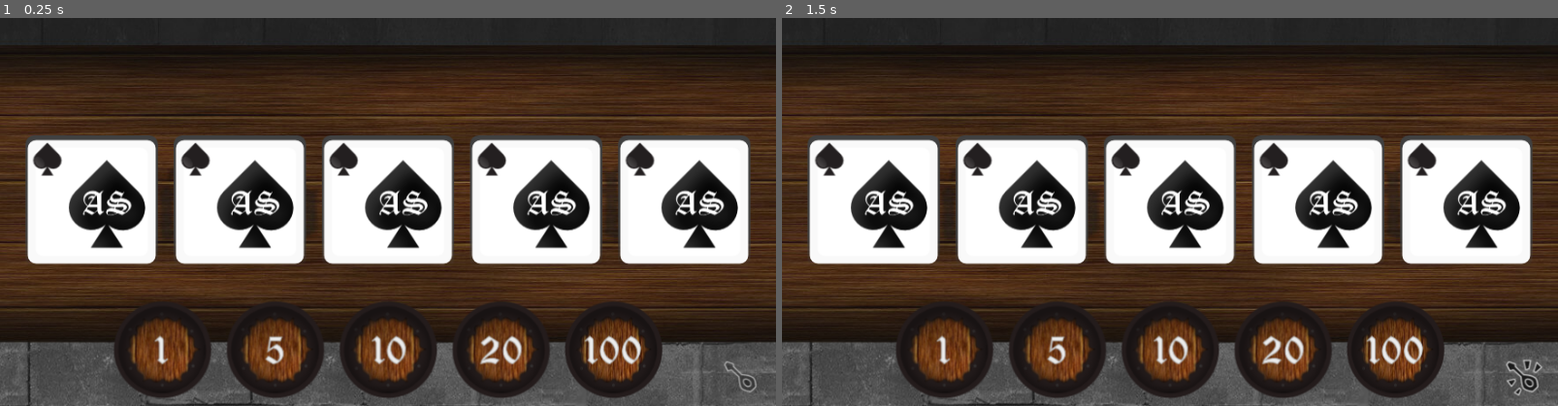
Above: before the commit, frames 1-2 (left to right).
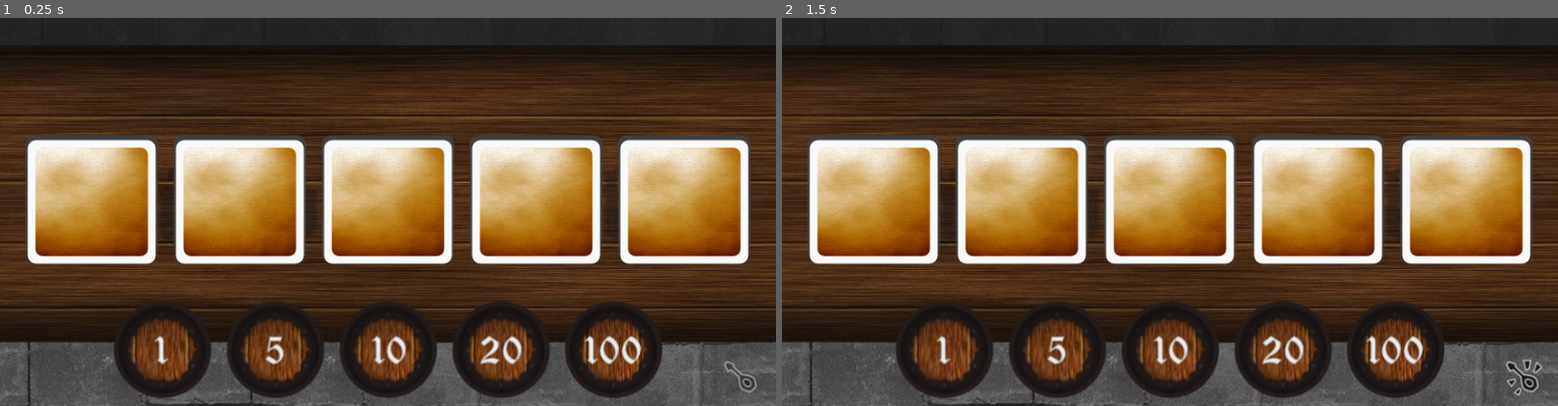
Above: after the commit, the same moments.

Repository: ubermanu/kingdom-poker
Game: Godot game, scene res://Game.tscn
Two runs of this game, one before a commit and one after it. Both use one fixed random seed, a clock stepped at 60 frames per second and the inputs below.
Inputs (mouse positions are in pixels of both pictures, inside the frame that each line leads up to):
- Up to frame 1 (0.25 s): no input
- Up to frame 2 (1.5 s): tap Enter at 0.5 s; drag from (1526, 374) to (1247, 126) at 0.52 s; tap Space at 1.25 s; drag from (944, 347) to (1526, 374) at 1.27 s

The runs differ from the first frame. In frame 1, 20% of the frame differs, in the area x 4-96%, y 32-62%; in frame 2, 20%.

Commit message:
Add prop to toggle card flip status

Diff:
--- a/Card.gd
+++ b/Card.gd
@@ -4,11 +4,32 @@
 # A deck contains 52 cards maximum
 export (int, 0, 51, 1) var id = 0
 
+# If TRUE, shows the face
+export (bool) var flipped = false
+
 func _ready():
+	if flipped:
+		show_face()
+	else:
+		show_back()
+
+func reset():
+	$Back.visible = false
+	$Color.visible = false
+	$Ace.visible = false
+	$Number.visible = false
+	$HeadBlack.visible = false
+	$HeadRed.visible = false
+
+func show_back():
+	$Back.visible = true
+
+func show_face():
 	var color = Deck.getColor(id)
 	var value = Deck.getValue(id)
 
 	# Set color
+	$Color.visible = true
 	$Color.frame = color
 
 	# Set ace
--- a/Card.tscn
+++ b/Card.tscn
@@ -20,7 +20,7 @@
 [node name="Card" type="Node2D"]
 script = ExtResource( 6 )
 
-[node name="Background" type="Sprite" parent="."]
+[node name="Front" type="Sprite" parent="."]
 position = Vector2( 0.250002, -0.500003 )
 scale = Vector2( 1.1, 135 )
 texture = SubResource( 2 )
@@ -73,6 +73,7 @@
 region_rect = Rect2( 0, 0, 360, 375 )
 
 [node name="Color" type="Sprite" parent="."]
+visible = false
 position = Vector2( -50, -48 )
 texture = ExtResource( 4 )
 hframes = 4
